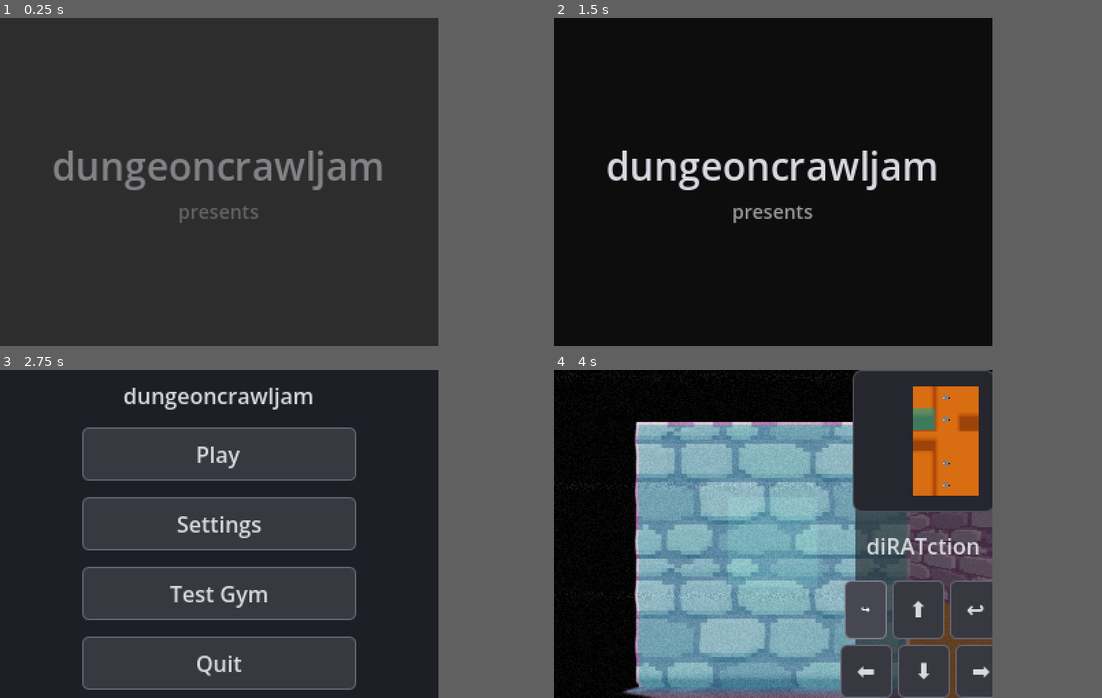
Above: before the commit, frames 1-4 (two rows, left to right).
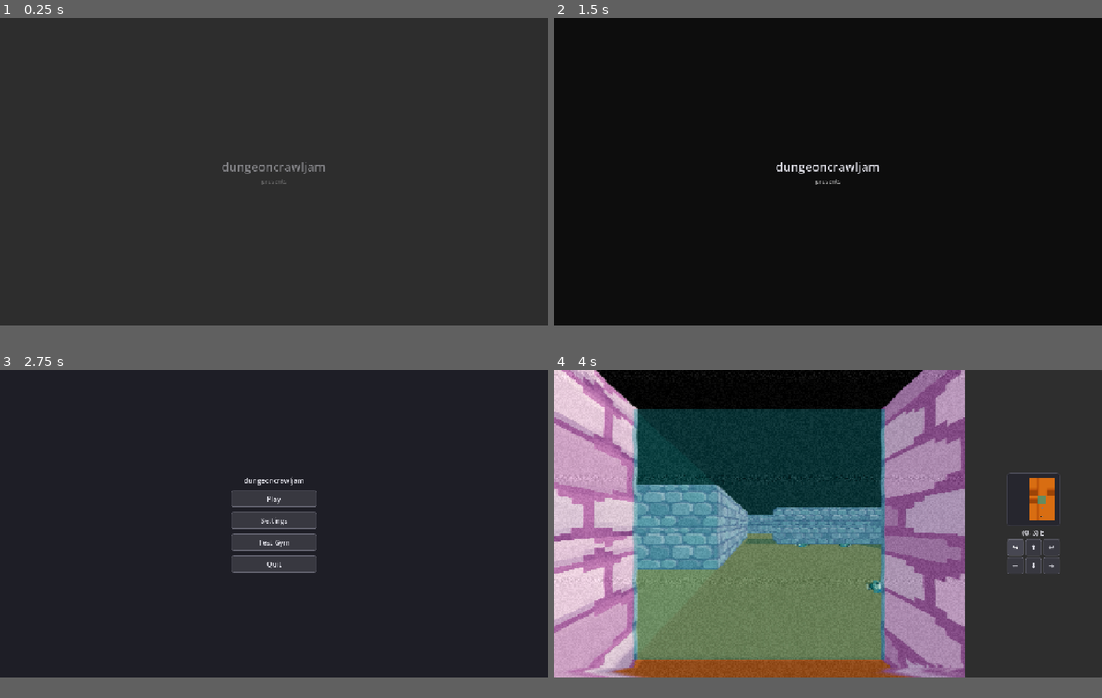
Above: after the commit, the same moments.

Repository: jah2488/dungeoncrawljam2026
Game: Godot game, scene res://scenes/boot_splash.tscn
The game is run twice, just before and just after one commit, with the same random seed, the same clock (stepped at 60 frames per second) and the same inputs.
Inputs (mouse positions are in pixels of both pictures, inside the frame that each line leads up to):
- Up to frame 1 (0.25 s): no input
- Up to frame 2 (1.5 s): tap Enter (ui_accept) at 0.5, 0.77, 1.25 s; move the mouse to (871, 165) at 0.52 s; hold D (move_right) 0.53-1.28 s; tap Space (interact) at 0.6, 1.35 s; click (871, 165) at 0.67 s; move the mouse to (685, 198) at 1.27 s; hold S (move_back) from 1.28 s (still down)
- Up to frame 3 (2.75 s): tap Enter (ui_accept) at 1.52 s; move the mouse to (263, 461) at 2.02 s; release S (move_back) at 2.03 s; hold D (move_right) from 2.03 s (still down); tap Space (interact) at 2.1 s
- Up to frame 4 (4 s): release D (move_right) at 2.75 s; click "Play" at 2.75 s; click "↪️" at 3.5 s
In our replay, the window is 640x480 before the commit and 800x450 after it. These sizes can differ from the game's own. Grey fills any space a smaller window leaves; there, only what the larger window draws over its background counts as a difference.

The runs differ from the first frame. In frame 1, 2.5% of the frame differs, in the area x 9-70%, y 40-63%; in frame 2, 2.8%; in frame 3, 32%; in frame 4, 69%, in the area x 0-93%, y 0-100%.

Commit message:
Swapping to 16:9 for game UI but keeping main window PS1 graphics.

Diff:
--- a/project.godot
+++ b/project.godot
@@ -42,11 +42,11 @@
 
 [display]
 
-window/size/viewport_width=320
-window/size/viewport_height=240
+window/size/viewport_width=1280
+window/size/viewport_height=720
 window/size/window_width_override=1280
-window/size/window_height_override=960
-window/stretch/mode="viewport"
+window/size/window_height_override=720
+window/stretch/mode="canvas_items"
 
 [global_group]
 
@@ -81,40 +81,49 @@
 "deadzone": 0.25,
 "events": [Object(InputEventKey,"resource_local_to_scene":false,"resource_name":"","device":-1,"window_id":0,"alt_press …(192 unchanged characters)…
 , Object(InputEventJoypadMotion,"resource_local_to_scene":false,"resource_name":"","device":-1,"axis":1,"axis_value":-1.0,"script":null)
+, Object(InputEventKey,"resource_local_to_scene":false,"resource_name":"","device":-1,"window_id":0,"alt_pressed":false,"shift_pressed":false,"ctrl_pressed":false,"meta_pressed":false,"pressed":false,"keycode":0,"physical_keycode":4194320,"key_label":0,"unicode":0,"location":0,"echo":false,"script":null)
 ]
 }
 move_back={
 "deadzone": 0.25,
 "events": [Object(InputEventKey,"resource_local_to_scene":false,"resource_name":"","device":-1,"window_id":0,"alt_press …(192 unchanged characters)…
 , Object(InputEventJoypadMotion,"resource_local_to_scene":false,"resource_name":"","device":-1,"axis":1,"axis_value":1.0,"script":null)
+, Object(InputEventKey,"resource_local_to_scene":false,"resource_name":"","device":-1,"window_id":0,"alt_pressed":false,"shift_pressed":false,"ctrl_pressed":false,"meta_pressed":false,"pressed":false,"keycode":0,"physical_keycode":4194322,"key_label":0,"unicode":0,"location":0,"echo":false,"script":null)
 ]
 }
 move_left={
 "deadzone": 0.25,
 "events": [Object(InputEventKey,"resource_local_to_scene":false,"resource_name":"","device":-1,"window_id":0,"alt_press …(191 unchanged characters)…
 , Object(InputEventJoypadMotion,"resource_local_to_scene":false,"resource_name":"","device":-1,"axis":0,"axis_value":-1.0,"script":null)
+, Object(InputEventKey,"resource_local_to_scene":false,"resource_name":"","device":-1,"window_id":0,"alt_pressed":false,"shift_pressed":false,"ctrl_pressed":false,"meta_pressed":false,"pressed":false,"keycode":0,"physical_keycode":4194319,"key_label":0,"unicode":0,"location":0,"echo":false,"script":null)
 ]
 }
 move_right={
 "deadzone": 0.25,
 "events": [Object(InputEventKey,"resource_local_to_scene":false,"resource_name":"","device":-1,"window_id":0,"alt_press …(192 unchanged characters)…
 , Object(InputEventJoypadMotion,"resource_local_to_scene":false,"resource_name":"","device":-1,"axis":0,"axis_value":1.0,"script":null)
+, Object(InputEventKey,"resource_local_to_scene":false,"resource_name":"","device":-1,"window_id":0,"alt_pressed":false,"shift_pressed":false,"ctrl_pressed":false,"meta_pressed":false,"pressed":false,"keycode":0,"physical_keycode":4194321,"key_label":0,"unicode":0,"location":0,"echo":false,"script":null)
 ]
 }
 interact={
 "deadzone": 0.5,
 "events": [Object(InputEventKey,"resource_local_to_scene":false,"resource_name":"","device":-1,"window_id":0,"alt_press …(191 unchanged characters)…
 , Object(InputEventJoypadButton,"resource_local_to_scene":false,"resource_name":"","device":-1,"button_index":0,"pressure":0.0,"pressed":true,"script":null)
+, Object(InputEventKey,"resource_local_to_scene":false,"resource_name":"","device":-1,"window_id":0,"alt_pressed":false,"shift_pressed":false,"ctrl_pressed":false,"meta_pressed":false,"pressed":false,"keycode":0,"physical_keycode":4194325,"key_label":0,"unicode":0,"location":0,"echo":false,"script":null)
 ]
 }
 turn_left={
 "deadzone": 0.2,
 "events": [Object(InputEventKey,"resource_local_to_scene":false,"resource_name":"","device":-1,"window_id":0,"alt_press …(192 unchanged characters)…
+, Object(InputEventKey,"resource_local_to_scene":false,"resource_name":"","device":-1,"window_id":0,"alt_pressed":false,"shift_pressed":false,"ctrl_pressed":false,"meta_pressed":false,"pressed":false,"keycode":0,"physical_keycode":91,"key_label":0,"unicode":91,"location":0,"echo":false,"script":null)
+, Object(InputEventJoypadButton,"resource_local_to_scene":false,"resource_name":"","device":-1,"button_index":9,"pressure":0.0,"pressed":false,"script":null)
 ]
 }
 turn_right={
 "deadzone": 0.2,
 "events": [Object(InputEventKey,"resource_local_to_scene":false,"resource_name":"","device":-1,"window_id":0,"alt_press …(192 unchanged characters)…
+, Object(InputEventKey,"resource_local_to_scene":false,"resource_name":"","device":-1,"window_id":0,"alt_pressed":false,"shift_pressed":false,"ctrl_pressed":false,"meta_pressed":false,"pressed":false,"keycode":0,"physical_keycode":93,"key_label":0,"unicode":93,"location":0,"echo":false,"script":null)
+, Object(InputEventJoypadButton,"resource_local_to_scene":false,"resource_name":"","device":-1,"button_index":10,"pressure":0.0,"pressed":false,"script":null)
 ]
 }
 
--- a/scenes/main.tscn
+++ b/scenes/main.tscn
@@ -7,6 +7,7 @@
 [ext_resource type="PackedScene" uid="uid://c8ubs27hihx60" path="res://entities/text_tile.tscn" id="6_85g3d"]
 [ext_resource type="PackedScene" uid="uid://rp01p22xyd63" path="res://entities/unknown-tile.tscn" id="6_choun"]
 [ext_resource type="PackedScene" uid="uid://cq5rpnpyyqw87" path="res://entities/player.tscn" id="6_tipki"]
+[ext_resource type="PackedScene" uid="uid://cks2vlkxltb2u" path="res://entities/monsters.tscn" id="7_85g3d"]
 [ext_resource type="AudioStream" uid="uid://fxul7gablm1y" path="res://audio/music/RatDungeon.wav" id="7_o6xl0"]
 
 [sub_resource type="ProceduralSkyMaterial" id="sky_mat"]
@@ -43,12 +44,11 @@
 
 [node name="SubViewportContainer" type="SubViewportContainer" parent="." unique_id=1385403017]
 layout_mode = 1
-anchors_preset = 15
-anchor_right = 1.0
-anchor_bottom = 1.0
-grow_horizontal = 2
-grow_vertical = 2
+anchors_preset = -1
+anchor_right = 0.75
+anchor_bottom = 1.0
 stretch = true
+stretch_shrink = 3
 
 [node name="SubViewport" type="SubViewport" parent="SubViewportContainer" unique_id=1703323916]
 handle_input_locally = false
@@ -71,6 +71,7 @@
 wall_uv_scale = Vector3(4, 4, 4)
 floor_color = Color(0.86407286, 0.4753883, 0.13117146, 1)
 tile_scenes = Dictionary[String, PackedScene]({
+"5": ExtResource("7_85g3d"),
 "@": ExtResource("6_tipki"),
 "T": ExtResource("6_85g3d")
 })
@@ -84,20 +85,20 @@
 
 [node name="VBoxContainer" type="VBoxContainer" parent="." unique_id=1313136798]
 layout_mode = 1
-anchors_preset = 15
+anchors_preset = -1
+anchor_left = 0.75
 anchor_right = 1.0
 anchor_bottom = 1.0
-grow_horizontal = 2
-grow_vertical = 2
 
 [node name="HBoxContainer" type="HBoxContainer" parent="VBoxContainer" unique_id=60609883]
 layout_mode = 2
 size_flags_vertical = 3
-alignment = 2
+alignment = 1
 
 [node name="Panel" type="Panel" parent="VBoxContainer/HBoxContainer" unique_id=1686479784]
-custom_minimum_size = Vector2(100, 100)
-layout_mode = 2
+custom_minimum_size = Vector2(100, 118)
+layout_mode = 2
+size_flags_horizontal = 3
 
 [node name="VBoxContainer" type="VBoxContainer" parent="VBoxContainer/HBoxContainer/Panel" unique_id=1667112704]
 layout_mode = 1
@@ -113,20 +114,20 @@
 alignment = 1
 
 [node name="PanelContainer" type="PanelContainer" parent="VBoxContainer/HBoxContainer/Panel/VBoxContainer/HBoxContainer3" unique_id=1696060022]
-custom_minimum_size = Vector2(75, 0)
+custom_minimum_size = Vector2(100, 100)
 layout_mode = 2
 size_flags_horizontal = 4
 size_flags_vertical = 4
 
 [node name="SubViewportContainer" type="SubViewportContainer" parent="VBoxContainer/HBoxContainer/Panel/VBoxContainer/HBoxContainer3/PanelContainer" unique_id=86136759]
 clip_contents = true
-custom_minimum_size = Vector2(50, 50)
+custom_minimum_size = Vector2(100, 100)
 layout_mode = 2
 
 [node name="SubViewport" type="SubViewport" parent="VBoxContainer/HBoxContainer/Panel/VBoxContainer/HBoxContainer3/PanelContainer/SubViewportContainer" unique_id=1485982486]
 transparent_bg = true
 handle_input_locally = false
-size = Vector2i(80, 80)
+size = Vector2i(100, 100)
 size_2d_override_stretch = true
 render_target_update_mode = 4
 
@@ -138,7 +139,6 @@
 
 [node name="MarginContainer" type="MarginContainer" parent="VBoxContainer/HBoxContainer/Panel/VBoxContainer" unique_id=1266707013]
 layout_mode = 2
-size_flags_vertical = 3
 
 [node name="Compass" type="Label" parent="VBoxContainer/HBoxContainer/Panel/VBoxContainer/MarginContainer" unique_id=2091070913]
 unique_name_in_owner = true
@@ -149,13 +149,11 @@
 
 [node name="HBoxContainer" type="HBoxContainer" parent="VBoxContainer/HBoxContainer/Panel/VBoxContainer" unique_id=1727117625]
 layout_mode = 2
-size_flags_vertical = 3
 alignment = 1
 
 [node name="TurnLeft" type="Button" parent="VBoxContainer/HBoxContainer/Panel/VBoxContainer/HBoxContainer" unique_id=30671333]
 unique_name_in_owner = true
 layout_mode = 2
-theme_override_font_sizes/font_size = 8
 text = "↪️"
 
 [node name="Forward" type="Button" parent="VBoxContainer/HBoxContainer/Panel/VBoxContainer/HBoxContainer" unique_id=1485679353]
@@ -194,3 +192,10 @@
 
 [node name="CanvasLayer" type="CanvasLayer" parent="." unique_id=1696365698]
 follow_viewport_enabled = true
+
+[connection signal="pressed" from="VBoxContainer/HBoxContainer/Panel/VBoxContainer/HBoxContainer/TurnLeft" to="." method="_on_turn_left_pressed"]
+[connection signal="pressed" from="VBoxContainer/HBoxContainer/Panel/VBoxContainer/HBoxContainer/Forward" to="." method="_on_forward_pressed"]
+[connection signal="pressed" from="VBoxContainer/HBoxContainer/Panel/VBoxContainer/HBoxContainer/TurnRight" to="." method="_on_turn_right_pressed"]
+[connection signal="pressed" from="VBoxContainer/HBoxContainer/Panel/VBoxContainer/HBoxContainer2/Left" to="." method="_on_left_pressed"]
+[connection signal="pressed" from="VBoxContainer/HBoxContainer/Panel/VBoxContainer/HBoxContainer2/Back" to="." method="_on_back_pressed"]
+[connection signal="pressed" from="VBoxContainer/HBoxContainer/Panel/VBoxContainer/HBoxContainer2/Right" to="." method="_on_right_pressed"]
--- a/scripts/entities/player.gd
+++ b/scripts/entities/player.gd
@@ -14,9 +14,9 @@
 # Maps movement input actions to their relative direction offset from facing
 const MOVE_ACTIONS = {
     &"move_forward": 0,
+    &"move_right": 1,
     &"move_back": 2,
     &"move_left": 3,
-    &"move_right": 1,
 }
 
 var facing: int = 0
@@ -28,14 +28,30 @@
 
 var is_interacting_with: Interactable = null
 
+# UI movement button signal data
+var _do_turn_left: bool = false
+var _do_turn_right: bool = false
+var _do_move_dir: int = -1
+
 
 func _ready() -> void:
+    global_position.y = 0.8
     grid_position = _snap_to_grid(position)
     position = grid_position
-    global_position.y = 1.0
     _create_raycasts()
     _create_debug_highlight()
     _update_interaction_tile()
+    Events.PlayerTurned.connect(
+        func(rot: float) -> void:
+            if rot > 0:
+                _do_turn_left = true
+            else:
+                _do_turn_right = true
+    )
+    Events.PlayerMoved.connect(
+        func(dir: int) -> void:
+            _do_move_dir = dir
+    )
 
 
 func _physics_process(_delta: float) -> void:
@@ -46,13 +62,15 @@
         is_interacting_with.interact()
         return
 
-    if Input.is_action_just_pressed(&"turn_right"):
+    if Input.is_action_just_pressed(&"turn_right") or _do_turn_right:
+        _do_turn_right = false
         facing = (facing + 1) % 4
         target_rot -= deg_to_rad(90.0)
         _animate_rotation()
         return
 
-    if Input.is_action_just_pressed(&"turn_left"):
+    if Input.is_action_just_pressed(&"turn_left") or _do_turn_left:
+        _do_turn_left = false
         facing = (facing + 3) % 4
         target_rot += deg_to_rad(90.0)
         _animate_rotation()
@@ -61,8 +79,9 @@
     var move_dir := Vector3.ZERO
 
     for action in MOVE_ACTIONS:
-        if Input.is_action_just_pressed(action):
-            var relative_dir: int = MOVE_ACTIONS[action]
+        var relative_dir: int = MOVE_ACTIONS[action]
+        if Input.is_action_just_pressed(action) or _do_move_dir == relative_dir:
+            _do_move_dir = -1
             var world_dir_index: int = (facing + relative_dir) % 4
             if not _is_blocked(relative_dir) and _is_tile_passable(CARDINAL_DIRS[world_dir_index]):
                 move_dir = CARDINAL_DIRS[world_dir_index]
@@ -115,7 +134,7 @@
             is_moving = false
             _update_interaction_tile()
     )
-    Events.PlayerTurned.emit(target_rot)
+    Events.PlayerLocation.emit(Game.world_to_grid(global_position), target_rot)
 
 
 func _animate_movement() -> void:
@@ -131,6 +150,7 @@
                 stepped_tile.on_stepped_on()
             _update_interaction_tile()
     )
+    Events.PlayerLocation.emit(Game.world_to_grid(global_position), target_rot)
 
 
 func _update_interaction_tile() -> void:
@@ -147,6 +167,7 @@
 
     if is_interacting_with:
         is_interacting_with.on_focused()
+        is_interacting_with.get_options()
 
 
 func _process(_delta: float) -> void:
--- a/scripts/globals/Events.gd
+++ b/scripts/globals/Events.gd
@@ -2,6 +2,8 @@
 
 ## Game Events
 signal PlayerTurned(rot: float)
+signal PlayerMoved(dir: int)
+signal PlayerLocation(pos: Vector2i, rot: float)
 
 ## Utility events
 signal MouseCaptured
--- a/scripts/scenes/main.gd
+++ b/scripts/scenes/main.gd
@@ -7,17 +7,19 @@
 func _ready() -> void:
     if has_node("/root/Events"):
         Events.GameStarted.emit()
-    Events.PlayerTurned.connect(
-        func(rot):
+    Events.PlayerLocation.connect(
+        func(location, rot):
+            var dir = "?"
             match int(rad_to_deg(rot)):
                 -90, 90:
-                    %Compass.text = "E"
+                    dir = "E"
                 -180, 180:
-                    %Compass.text = "S"
+                    dir = "S"
                 -270, 270:
-                    %Compass.text = "W"
+                    dir = "W"
                 0, 360, -360:
-                    %Compass.text = "N"
+                    dir = "N"
+            %Compass.text = (str(location) + " " + dir)
     )
 
 
@@ -26,3 +28,27 @@
     if player:
         %MinimapCamera3D.position.x = player.position.x
         %MinimapCamera3D.position.z = player.position.z
+
+
+func _on_turn_left_pressed() -> void:
+    Events.PlayerTurned.emit(-90.0)
+
+
+func _on_turn_right_pressed() -> void:
+    Events.PlayerTurned.emit(90.0)
+
+
+func _on_forward_pressed() -> void:
+    Events.PlayerMoved.emit(0)
+
+
+func _on_right_pressed() -> void:
+    Events.PlayerMoved.emit(1)
+
+
+func _on_back_pressed() -> void:
+    Events.PlayerMoved.emit(2)
+
+
+func _on_left_pressed() -> void:
+    Events.PlayerMoved.emit(3)
